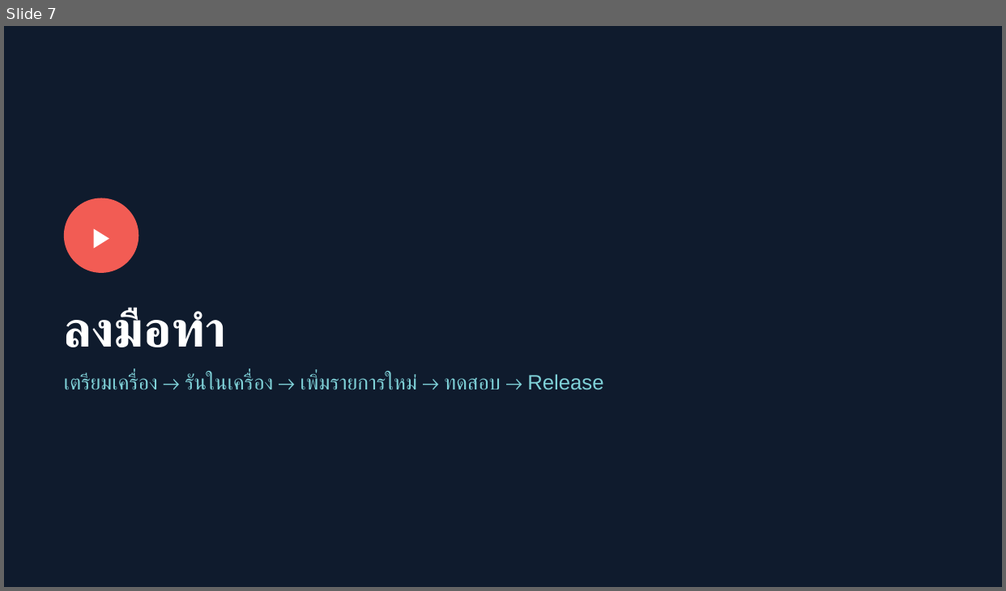
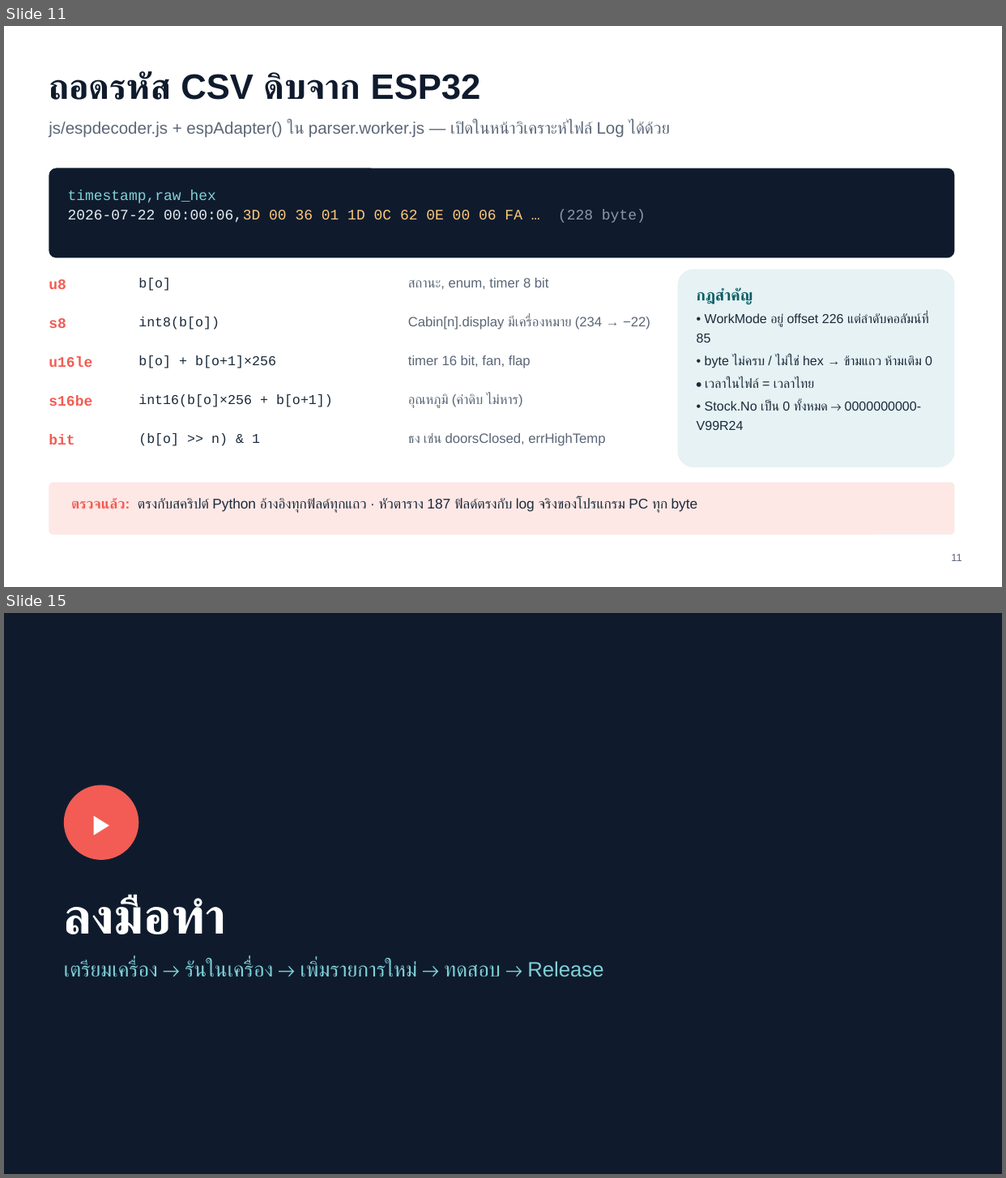
Before and after one commit to AHTH-Graph-Generator/AHTH-Graph-Generator.github.io, a slide deck: docs/AHTH-Graph-Generator-Training.pptx. Shown one above the other, each under a label of ours: slide 7 before the commit, slides 11 and 15 after it; the slides between them are not shown. The pictures are 1006x591 and 1006x1178 pixels, drawn with LibreOffice and Linux fonts; fonts in the diff are those of the drawing. Boxes give left, top, right and bottom in pixels: in the first picture for what was removed or moved away, otherwise in the second. Text is boxed around its words. In the diff, an @@ line names an element or a change of style, - is before the commit and + after.

```diff
--- a/docs/AHTH-Graph-Generator-Training.pptx
+++ b/docs/AHTH-Graph-Generator-Training.pptx
@@ slide 11 added at [4,26,1002,587], background #FFFFFF @@
@@ text added at [49,71,481,100], 34 pt, text #0F1B2D, bold @@
+ถอดรหัส CSV ดิบจาก ESP32
@@ text added at [49,121,670,138], 16 pt, text #5B6677 @@
+js/espdecoder.js + espAdapter() ใน parser.worker.js — เปิดในหน้าวิเคราะห์ไฟล์ Log ได้ด้วย
@@ rounded rectangle added at [49,169,955,258], fill #0F1B2D @@
@@ text added at [68,190,646,223], 14 pt, text #FFC87A @@
+timestamp,raw_hex
+2026-07-22 00:00:06,3D 00 36 01 1D 0C 62 0E 00 06 FA … (228 byte)
@@ text added at [49,280,66,289], 14 pt, text #F25C54, bold @@
+u8
@@ text added at [138,278,171,291], 13 pt, text #1B2A3A @@
+b[o]
@@ text added at [408,278,549,289], 13 pt, text #5B6677 @@
+สถานะ, enum, timer 8 bit
@@ rounded rectangle added at [678,269,955,467], fill #E6F2F4 @@
@@ text added at [138,317,219,330], 13 pt, text #1B2A3A @@
+int8(b[o])
@@ text added at [408,317,650,330], 13 pt, text #5B6677 @@
+Cabin[n].display มีเครื่องหมาย (234 → −22)
@@ text added at [697,313,932,430], 12.5 pt, text #1B2A3A @@
+กฎสำคัญ
+• WorkMode อยู่ offset 226 แต่ลำดับคอลัมน์ที่ 85
+• byte ไม่ครบ / ไม่ใช่ hex → ข้ามแถว ห้ามเติม 0
+• เวลาในไฟล์ = เวลาไทย
+• Stock.No เป็น 0 ทั้งหมด → 0000000000-V99R24
@@ text added at [49,318,66,328], 14 pt, text #F25C54, bold @@
+s8
@@ text added at [49,356,92,367], 14 pt, text #F25C54, bold @@
+u16le
@@ text added at [138,356,276,369], 13 pt, text #1B2A3A @@
+b[o] + b[o+1]×256
@@ text added at [408,356,530,369], 13 pt, text #5B6677 @@
+timer 16 bit, fan, flap
@@ text added at [49,395,92,406], 14 pt, text #F25C54, bold @@
+s16be
@@ text added at [138,395,333,408], 13 pt, text #1B2A3A @@
+int16(b[o]×256 + b[o+1])
@@ text added at [408,395,523,408], 13 pt, text #5B6677 @@
+อุณหภูมิ (ค่าดิบ ไม่หาร)
@@ text added at [49,434,74,445], 14 pt, text #F25C54, bold @@
+bit
@@ text added at [138,433,260,446], 13 pt, text #1B2A3A @@
+(b[o] >> n) & 1
@@ text added at [408,433,605,446], 13 pt, text #5B6677 @@
+ธง เช่น doorsClosed, errHighTemp
@@ rounded rectangle added at [49,483,955,535], fill #FDE8E6 @@
@@ text added at [71,498,698,513], 13.5 pt, text #1B2A3A @@
+ตรวจแล้ว: ตรงกับสคริปต์ Python อ้างอิงทุกฟิลด์ทุกแถว · หัวตาราง 187 ฟิลด์ตรงกับ log จริงของโปรแกรม PC ทุก byte
@@ text added at [951,554,961,561], 10 pt, text #5B6677 @@
+11
@@ what was slide 7 is now slide 15 @@
```
Also in this commit, not shown: 14 slides changed, 7 other slides added, 29 other files.
